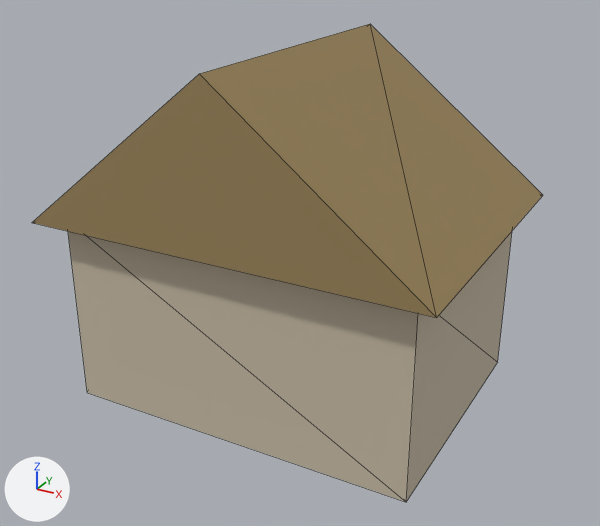
A saved change to the glTF model assets/map3d_houses/cottage_a.glb.
Rendered twice from a camera (50 mm lens) standing at (5.86, -10.62, 7.42) and looking at (0.13, -0.2, 2.21). Lighting does not change. The marker at lower left points along +X, +Y and +Z. The first picture is the older version. Mesh edges are drawn as thin lines. Vertices at exactly the same position are counted once.

Names of what the first picture shows: 'cottage_a'.
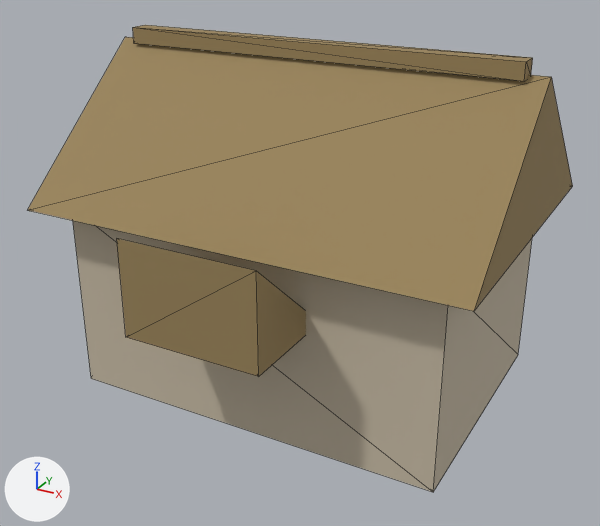
What differs and where, as boxes (x1, y1, x2, y2) in the pictures (600 x 526 px):
'cottage_a', reshaped (7% wider)
    before: (32, 24, 543, 502)
    after: (28, 25, 573, 492)
part 1 of me_cube, added (beige)
    after: (73, 221, 532, 492)
part 2 of me_cube, added (brown)
    after: (133, 25, 533, 81)
part 3 of me_cube, rebuilt (7% wider, 7% shorter)
    before: (32, 24, 543, 318)
    after: (28, 37, 573, 311)
part 4 of me_cube, deleted (beige)
    before: (68, 231, 512, 502)
part 5 of me_cube, added (brown)
    after: (117, 239, 306, 377)

The change, as a diff of the scene's bpy script:
```diff
--- a/assets/map3d_houses/cottage_a.glb.py
+++ b/assets/map3d_houses/cottage_a.glb.py
@@ me_cube @@
 # used by ob_cottage_a; location = (0.0, 0.0, 0.0)
 # verts and faces of me_cube; kept vertices keep their numbers, new ones are numbered from 14
-me_cube.from_pydata(...)  # 14 vertices, 20 faces; spans x -3.15..3.15, y -2.45..2.45, z 0.0..5.5
+me_cube.from_pydata(...)  # 36 vertices, 52 faces; spans x -3.5..3.5, y -2.97..2.97, z 0.0..5.5
+# me_cube part 1: a new loose piece, a box spanning x -3.04..3.04, y -1.73..2.52, z 0.0..3.08, in mat_wall (beige #c8bca6)
+# me_cube part 2: a new loose piece, a box spanning x -3.2..3.2, y 0.23..0.55, z 5.25..5.5, in mat_roof (brown #9a8459)
+# me_cube part 3: the loose piece of 6 vertices spanning x -3.15..3.15, y -2.45..2.45, z 3.03..5.5 is rebuilt with 6 vertices and now spans x -3.5..3.5, y -2.19..2.97, z 3.08..5.31
+# me_cube part 4: the loose piece of 8 vertices spanning x -2.8..2.8, y -2.1..2.1, z 0.0..3.03 is deleted
+# me_cube part 5
+verts[14] = (-1.07, -1.31, 1.91)
+verts[15] = (-1.07, -2.97, 1.91)  # pixel (125, 337)
+verts[16] = (-1.07, -2.97, 3.37)  # pixel (116, 238)
+for new, old in zip([17, 18, 19], [14, 15, 16]): verts[new] = verts[old] + (2.14, 0.0, 0.0)
+faces += [(14, 17, 18), (14, 18, 15), (15, 18, 19), (15, 19, 16), (14, 16, 19), (14, 19, 17)]  # mat_roof (brown #9a8459)
+faces += [(14, 15, 16), (17, 19, 18)]  # mat_roof (brown #9a8459)
+# other edits to the shape of me_cube do not show in these pictures
 me_cube.materials.append(mat_wall)
```
